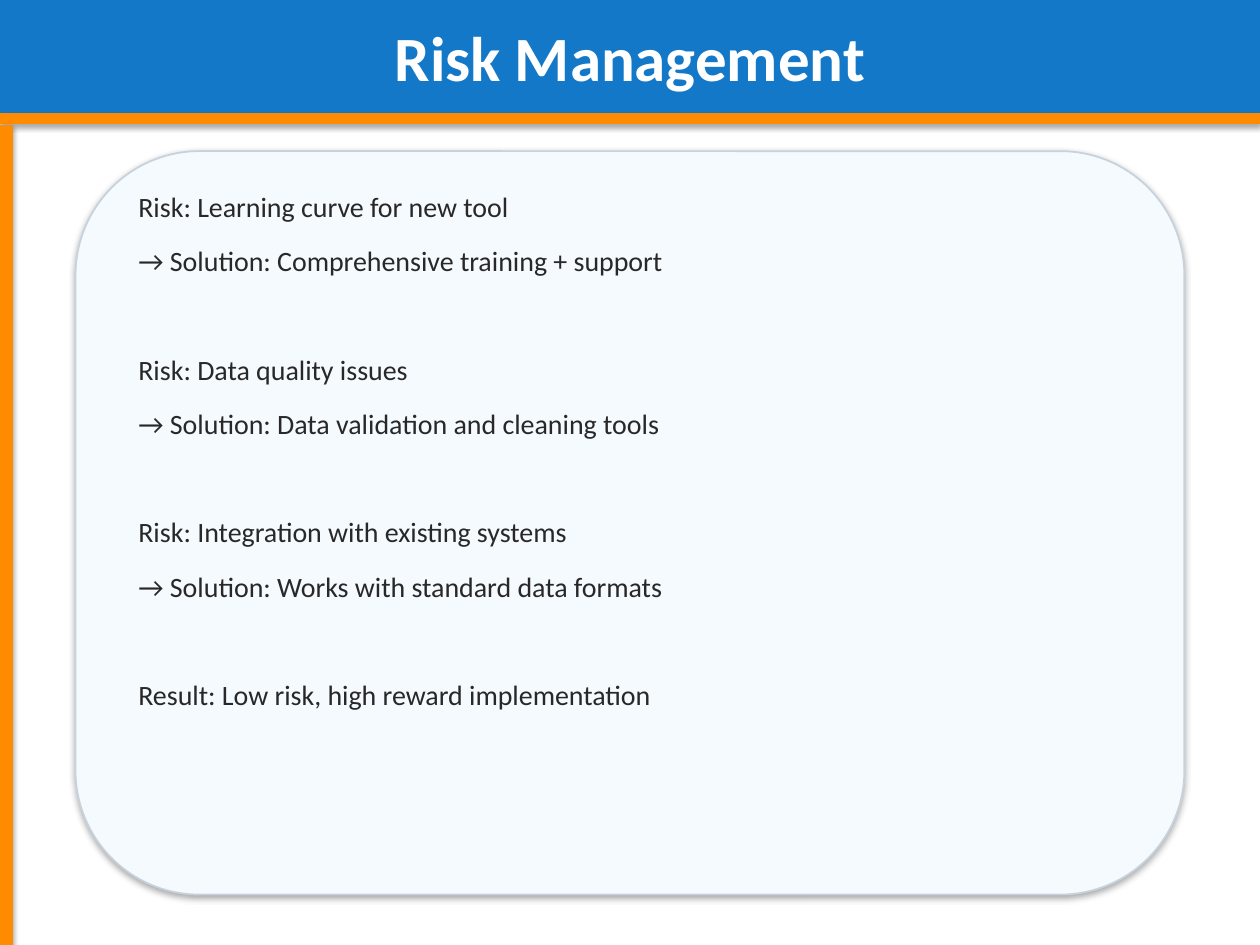
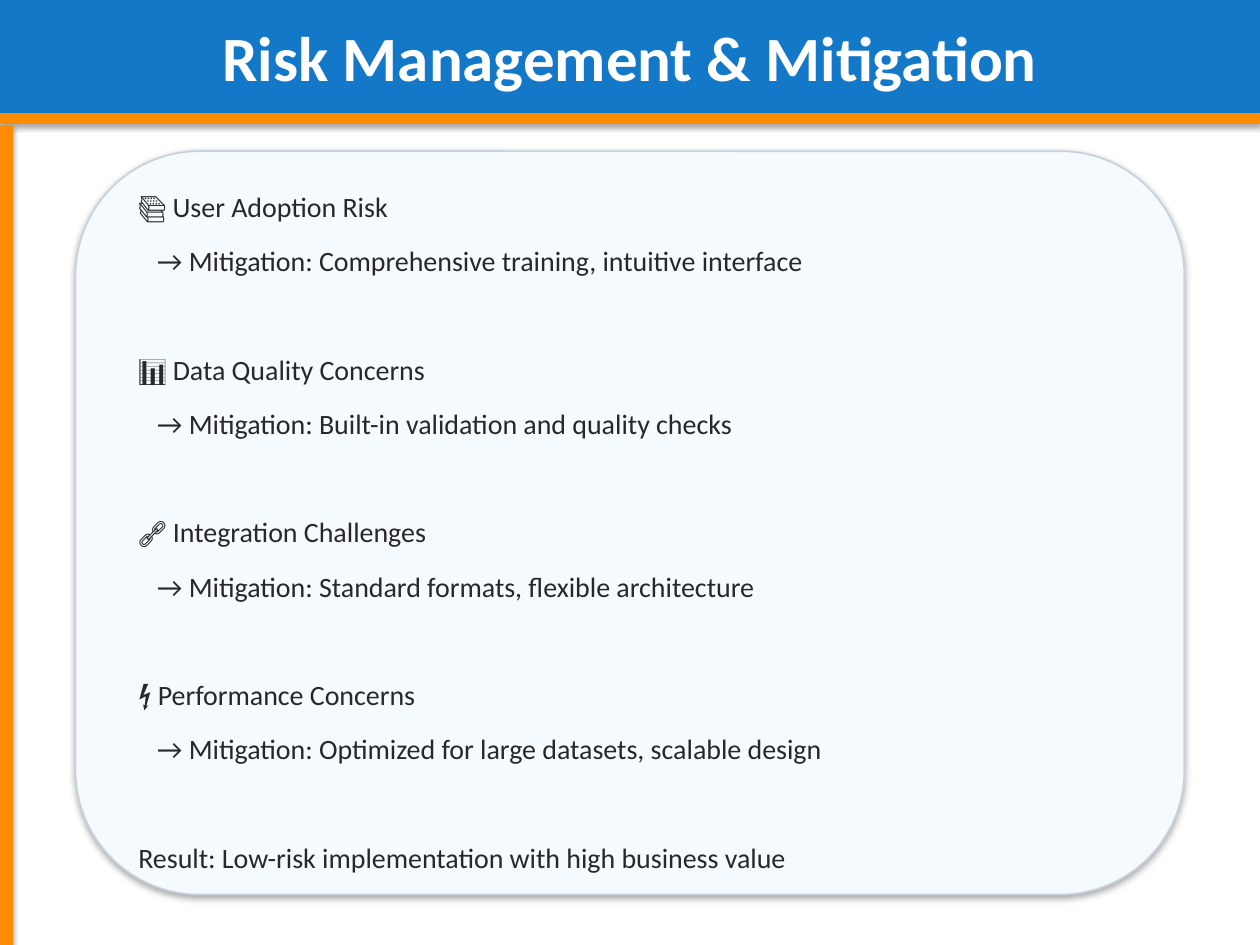
Before and after one commit to adityasinghz/smart-cpg-decision-agent, a slide deck: slide 25 of Smart_CPG_Decision_Agent_Presentation.pptx. Drawn at 1260x945 pixels with LibreOffice and Linux fonts; fonts in the diff are those of the drawing. Boxes give left, top, right and bottom in pixels: in the first picture for what was removed or moved away, otherwise in the second. Text is boxed around its words. In the diff, an @@ line names an element or a change of style, - is before the commit and + after.

```diff
--- a/Smart_CPG_Decision_Agent_Presentation.pptx
+++ b/Smart_CPG_Decision_Agent_Presentation.pptx
@@ text in rectangle at bbox=[223, 36, 1037, 92]: text changed @@
-Risk Management
+Risk Management & Mitigation
@@ text at bbox=[138, 197, 822, 873]: text changed @@
-Risk: Learning curve for new tool
-→ Solution: Comprehensive training + support
-Risk: Data quality issues
-→ Solution: Data validation and cleaning tools
-Risk: Integration with existing systems
-→ Solution: Works with standard data formats
-Result: Low risk, high reward implementation
+📚 User Adoption Risk
+→ Mitigation: Comprehensive training, intuitive interface
+📊 Data Quality Concerns
+→ Mitigation: Built-in validation and quality checks
+🔗 Integration Challenges
+→ Mitigation: Standard formats, flexible architecture
+⚡ Performance Concerns
+→ Mitigation: Optimized for large datasets, scalable design
+Result: Low-risk implementation with high business value
```
Also in this commit, not shown: 19 other slides changed, 3 slides added, 3 slides removed, 2 other files.
